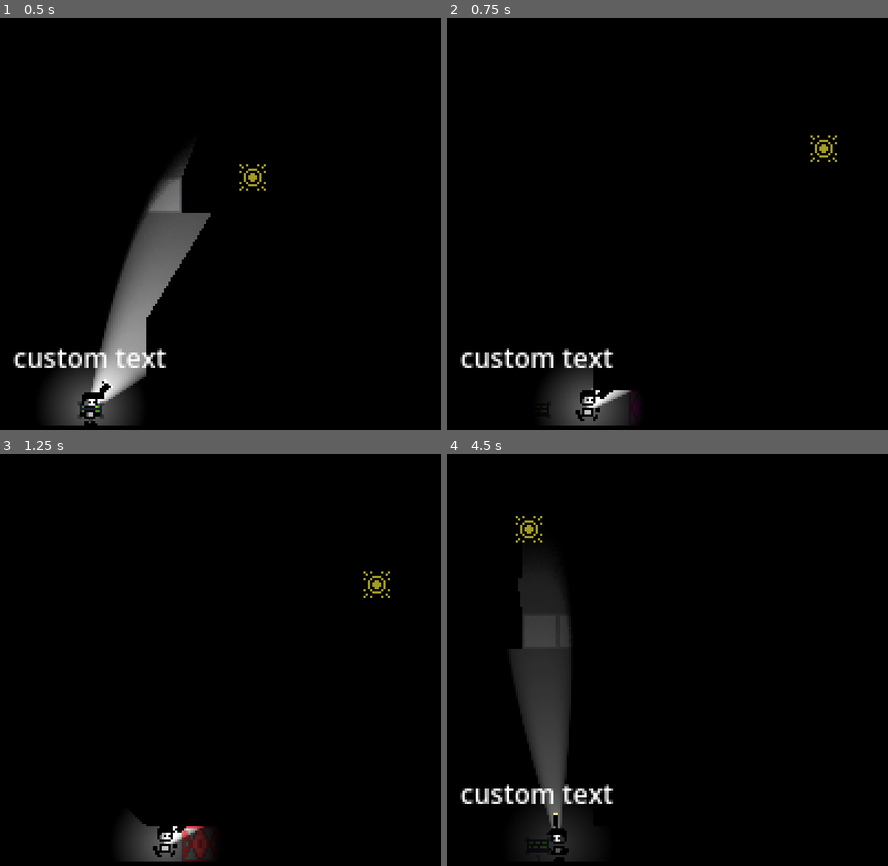
Above: before the commit, frames 1-4 (two rows, left to right).
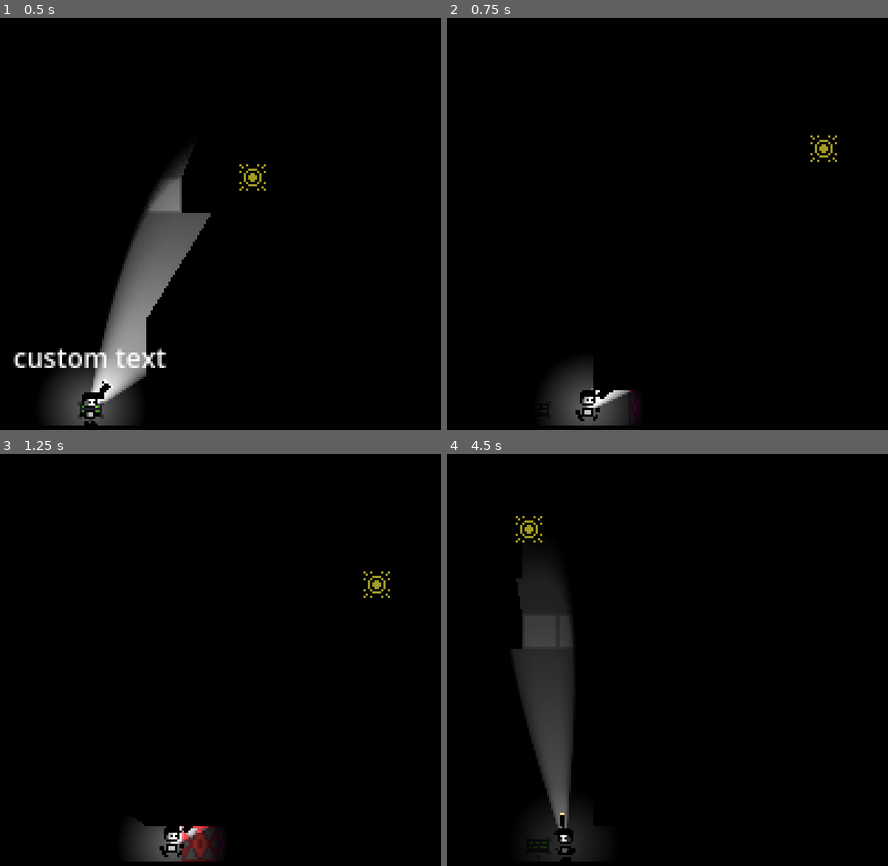
Above: after the commit, the same moments.

Repository: DylanPerry2098/ScreenTear
Game: Godot game, scene res://scenes/levels/test_room.tscn
The game is run twice, just before and just after one commit, with the same random seed, the same clock (stepped at 60 frames per second) and the same inputs.
Inputs (mouse positions are in pixels of both pictures, inside the frame that each line leads up to):
- Up to frame 1 (0.5 s): no input
- Up to frame 2 (0.75 s): move the mouse to (826, 149) at 0.52 s; hold D (move_right) from 0.53 s (still down); tap E (interact) at 0.6 s
- Up to frame 3 (1.25 s): keep holding D (move_right); tap Space (jump) at 0.77 s
- Up to frame 4 (4.5 s): move the mouse to (588, 643) at 1.27 s; tap F (turn_off_flashlight) at 1.35, 2.85, 4.35 s; tap Space (jump) at 1.52, 3.02, 3.5, 3.77 s; tap Enter at 2 s; move the mouse to (755, 486) at 2.02 s; release D (move_right) at 2.03 s; hold A (move_left) 2.03-2.78 s; tap E (interact) at 2.1, 3.6 s; move the mouse to (671, 725) at 2.77 s; hold D (move_right) 2.78-4.28 s; move the mouse to (870, 697) at 3.52 s; move the mouse to (530, 528) at 4.27 s; hold A (move_left) from 4.28 s (still down)

Frame 1 is identical in both runs. In frame 2, 0.9% of the frame differs, in the area x 3-38%, y 80-85%; in frame 3, 0.5%; in frame 4, 1.9%, in the area x 3-38%, y 33-99%.

Commit message:
Changed Plate and Player Colliders

Diff:
--- a/scenes/characters/player.tscn
+++ b/scenes/characters/player.tscn
@@ -150,8 +150,9 @@
 &"run_start": SubResource("Animation_g66nw")
 }
 
-[sub_resource type="CircleShape2D" id="CircleShape2D_xhtjm"]
-radius = 7.0
+[sub_resource type="CapsuleShape2D" id="CapsuleShape2D_jqx86"]
+radius = 4.0
+height = 14.0
 
 [node name="Player" type="CharacterBody2D" unique_id=366328777 node_paths=PackedStringArray("animation_player", "state_machine", "state_idle", "state_run", "state_jump", "state_fall", "state_land")]
 collision_layer = 3
@@ -182,7 +183,7 @@
 unique_name_in_owner = true
 visible = false
 position = Vector2(0, 1)
-shape = SubResource("CircleShape2D_xhtjm")
+shape = SubResource("CapsuleShape2D_jqx86")
 
 [node name="PlayerInput" type="Node" parent="." unique_id=1787666402]
 script = ExtResource("3_ur7pv")
--- a/scenes/gizmos/pressure_plate.tscn
+++ b/scenes/gizmos/pressure_plate.tscn
@@ -3,8 +3,8 @@
 [ext_resource type="Script" uid="uid://d055aiaxjio7l" path="res://scripts/objects/pressure_plate.gd" id="1_jqx86"]
 [ext_resource type="Texture2D" uid="uid://l7r2so1x0s58" path="res://assets/plate_unpressed.png" id="2_qmick"]
 
-[sub_resource type="RectangleShape2D" id="RectangleShape2D_g4v7s"]
-size = Vector2(14, 2.375)
+[sub_resource type="RectangleShape2D" id="RectangleShape2D_yf5fn"]
+size = Vector2(11, 7)
 
 [node name="PressurePlate" type="StaticBody2D" unique_id=18738573 node_paths=PackedStringArray("area_2d")]
 script = ExtResource("1_jqx86")
@@ -16,17 +16,12 @@
 
 [node name="Area2D" type="Area2D" parent="." unique_id=2003402786]
 unique_name_in_owner = true
-visible = false
 collision_layer = 16
 collision_mask = 34
 
-[node name="CollisionShape2D" type="CollisionShape2D" parent="Area2D" unique_id=1480852725]
-position = Vector2(7, -4)
-shape = SubResource("RectangleShape2D_g4v7s")
-
-[node name="CollisionShape2D" type="CollisionShape2D" parent="." unique_id=828527853]
-position = Vector2(7, -1)
-shape = SubResource("RectangleShape2D_g4v7s")
+[node name="CollisionShape2D" type="CollisionShape2D" parent="Area2D" unique_id=52219166]
+position = Vector2(7, -3.5)
+shape = SubResource("RectangleShape2D_yf5fn")
 
 [connection signal="body_entered" from="Area2D" to="." method="_on_body_entered"]
 [connection signal="body_exited" from="Area2D" to="." method="_on_body_exited"]
